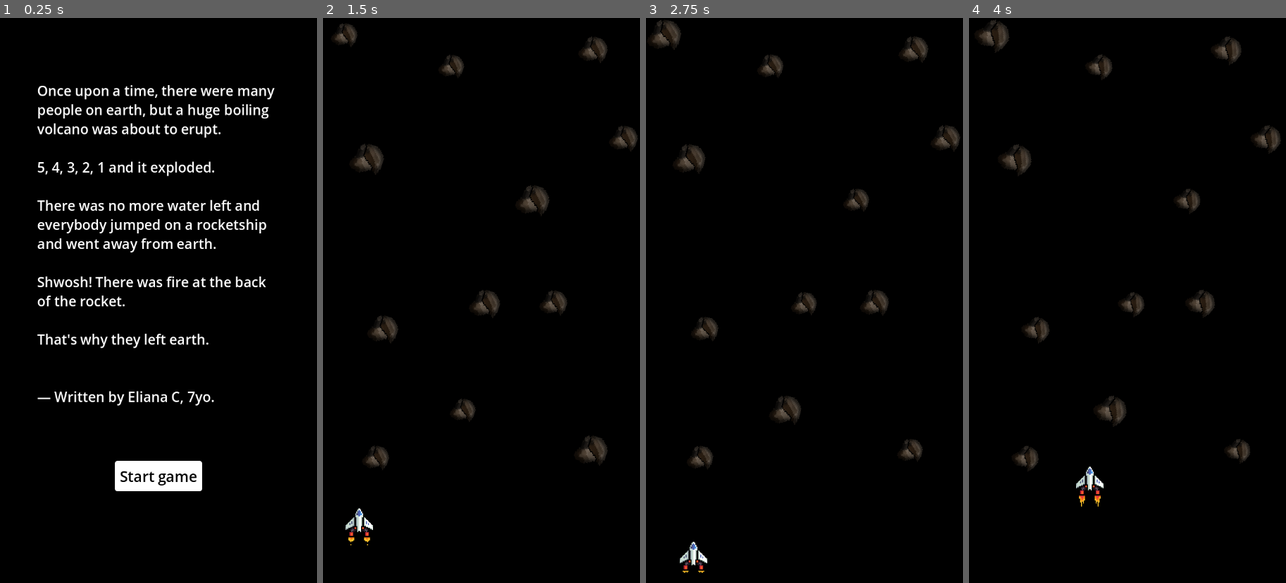
Above: before the commit, frames 1-4 (left to right).
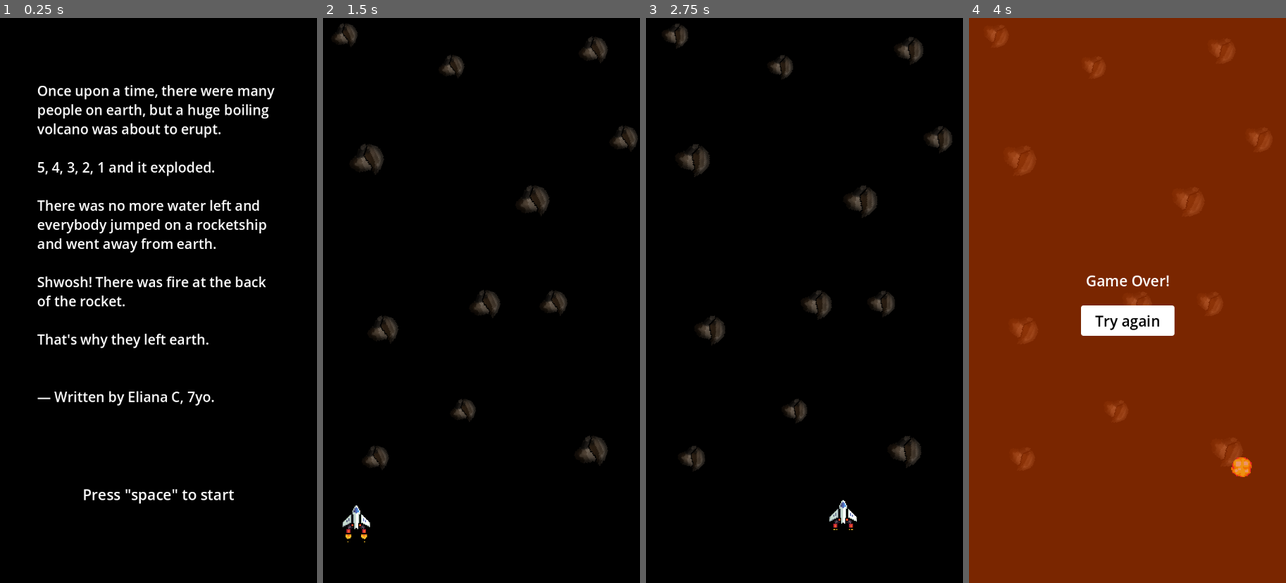
Above: after the commit, the same moments.

Repository: matheusbaumgart/oneshot-space
Game: Godot game, scene res://scenes/intro.tscn
The game is run twice, just before and just after one commit, with the same random seed, the same clock (stepped at 60 frames per second) and the same inputs.
Inputs (mouse positions are in pixels of both pictures, inside the frame that each line leads up to):
- Up to frame 1 (0.25 s): no input
- Up to frame 2 (1.5 s): click (481, 475) at 0.5 s, where only the run before the commit has a clickable "Start game"; move the mouse to (551, 272) at 1.27 s; hold Space (move_up) from 1.28 s (still down); click (551, 272) at 1.42 s
- Up to frame 3 (2.75 s): release Space (move_up) at 2 s; click (804, 323) at 2 s, where only the run before the commit has a clickable "Try again"
- Up to frame 4 (4 s): move the mouse to (1064, 328) at 2.77 s; click (1064, 328) at 2.92 s; move the mouse to (1159, 176) at 3.52 s; hold Space (move_up) from 3.53 s (still down); click (1159, 176) at 3.67 s

The runs differ from the first frame. In frame 1, 1.7% of the frame differs, in the area x 26-74%, y 78-86%; in frame 2, 0.4%; in frame 3, 3.2%; in frame 4, 100%, in the area x 0-100%, y 0-100%.

Commit message:
adding mouse click and screen touch events

Diff:
--- a/project.godot
+++ b/project.godot
@@ -41,6 +41,7 @@
 move_up={
 "deadzone": 0.2,
 "events": [Object(InputEventKey,"resource_local_to_scene":false,"resource_name":"","device":-1,"window_id":0,"alt_press …(191 unchanged characters)…
+, null, null, null, Object(InputEventMouseButton,"resource_local_to_scene":false,"resource_name":"","device":-1,"window_id":0,"alt_pressed":false,"shift_pressed":false,"ctrl_pressed":false,"meta_pressed":false,"button_mask":0,"position":Vector2(0, 0),"global_position":Vector2(0, 0),"factor":1.0,"button_index":1,"canceled":false,"pressed":false,"double_click":false,"script":null)
 ]
 }
 
--- a/scenes/intro.tscn
+++ b/scenes/intro.tscn
@@ -11,6 +11,7 @@
 anchor_bottom = 1.0
 grow_horizontal = 2
 grow_vertical = 2
+theme = ExtResource("1_ioskq")
 script = ExtResource("1_yjqpq")
 main_game_scene = ExtResource("2_4bx60")
 
@@ -49,19 +50,16 @@
 — Written by Eliana C, 7yo."
 vertical_alignment = 1
 
-[node name="Button" type="Button" parent="CanvasLayer"]
-anchors_preset = 7
-anchor_left = 0.5
-anchor_top = 1.0
-anchor_right = 0.5
-anchor_bottom = 1.0
-offset_left = -53.0
-offset_top = -228.0
-offset_right = 53.0
-offset_bottom = -197.0
+[node name="Label" type="Label" parent="CanvasLayer"]
+anchors_preset = 14
+anchor_top = 0.5
+anchor_right = 1.0
+anchor_bottom = 0.5
+offset_top = 374.0
+offset_bottom = 416.0
 grow_horizontal = 2
-grow_vertical = 0
+grow_vertical = 2
+size_flags_horizontal = 4
 theme = ExtResource("1_ioskq")
-text = "Start game"
-
-[connection signal="pressed" from="CanvasLayer/Button" to="." method="_on_button_pressed"]
+text = "Press \"space\" to start"
+horizontal_alignment = 1
--- a/scenes/main.tscn
+++ b/scenes/main.tscn
@@ -1,14 +1,16 @@
-[gd_scene load_steps=6 format=3 uid="uid://b47siulyet5ib"]
+[gd_scene load_steps=7 format=3 uid="uid://b47siulyet5ib"]
 
 [ext_resource type="PackedScene" uid="uid://cfuepag7tvkhh" path="res://scenes/spaceship.tscn" id="1_0xm2m"]
 [ext_resource type="Texture2D" uid="uid://bfysrtvlu2w7u" path="res://images/_23db0d3d-3ebb-4e95-ad60-6960684355f2.jpeg" id="1_jyhfs"]
+[ext_resource type="Script" uid="uid://t5lx6guope3m" path="res://scripts/main.gd" id="1_tbgi4"]
 [ext_resource type="PackedScene" uid="uid://dyvs05368sgsd" path="res://scenes/asteroid.tscn" id="2_0xm2m"]
 [ext_resource type="Script" uid="uid://dbffqe3kqq7j7" path="res://scripts/finish_line.gd" id="3_h2yge"]
 
 [sub_resource type="RectangleShape2D" id="RectangleShape2D_0xm2m"]
 size = Vector2(659, 20)
 
-[node name="Node2D" type="Node2D"]
+[node name="Main" type="Node2D"]
+script = ExtResource("1_tbgi4")
 
 [node name="UI" type="CanvasLayer" parent="."]
 
--- a/scripts/intro.gd
+++ b/scripts/intro.gd
@@ -1,13 +1,17 @@
 extends Control
 
 @export var main_game_scene: PackedScene  # The game scene after character creation
+
+func _input(event):
+	if event is InputEventScreenTouch:
+		if event.pressed:
+			Input.action_press("move_up")  # Simulate space key press
+		else:
+			Input.action_release("move_up")  # Simulate space key release
 
 func _process(delta: float) -> void:
 	if Input.is_action_just_pressed("move_up"):
 		loadScene()
 
-func _on_button_pressed() -> void:
-	loadScene()
-
 func loadScene() -> void:
-		get_tree().change_scene_to_packed(main_game_scene)
+	get_tree().change_scene_to_packed(main_game_scene)
--- /dev/null
+++ b/scripts/main.gd
@@ -0,0 +1,8 @@
+extends Node2D
+
+func _input(event):
+	if event is InputEventScreenTouch:
+		if event.pressed:
+			Input.action_press("move_up")  # Simulate space key press
+		else:
+			Input.action_release("move_up")  # Simulate space key release
Binary file changed: docs/index.icon.png
Not shown, changed: export_presets.cfg
Not shown, added: scripts/main.gd.uid
Not shown, changed: .gitignore
Not shown, changed: docs/index.html
Not shown, changed: docs/index.pck
